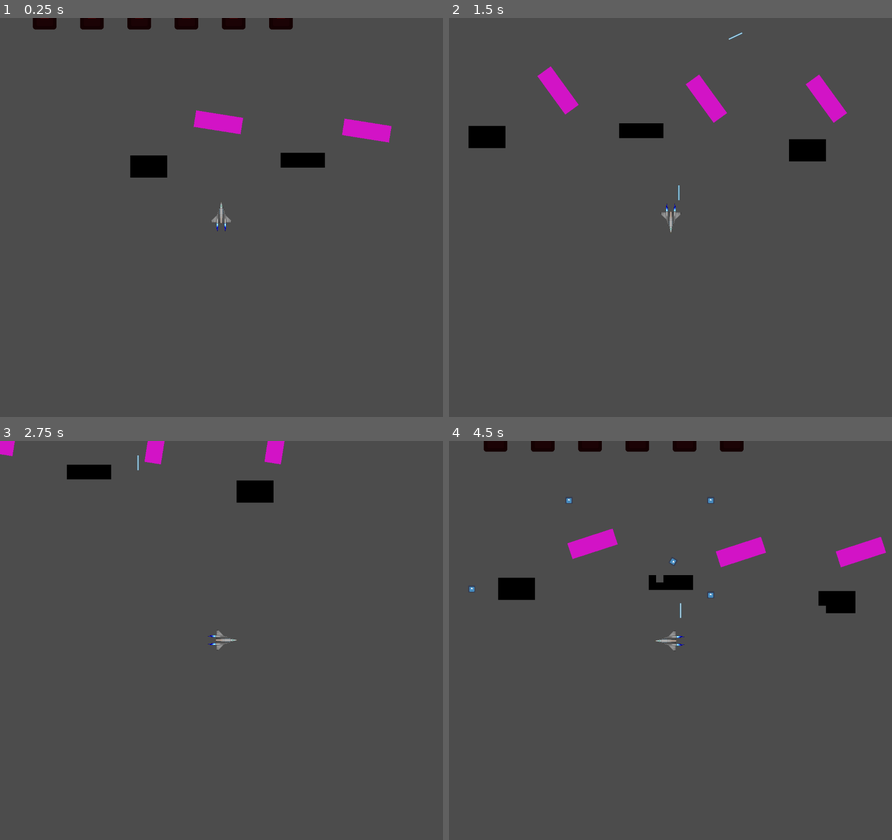
Above: before the commit, frames 1-4 (two rows, left to right).
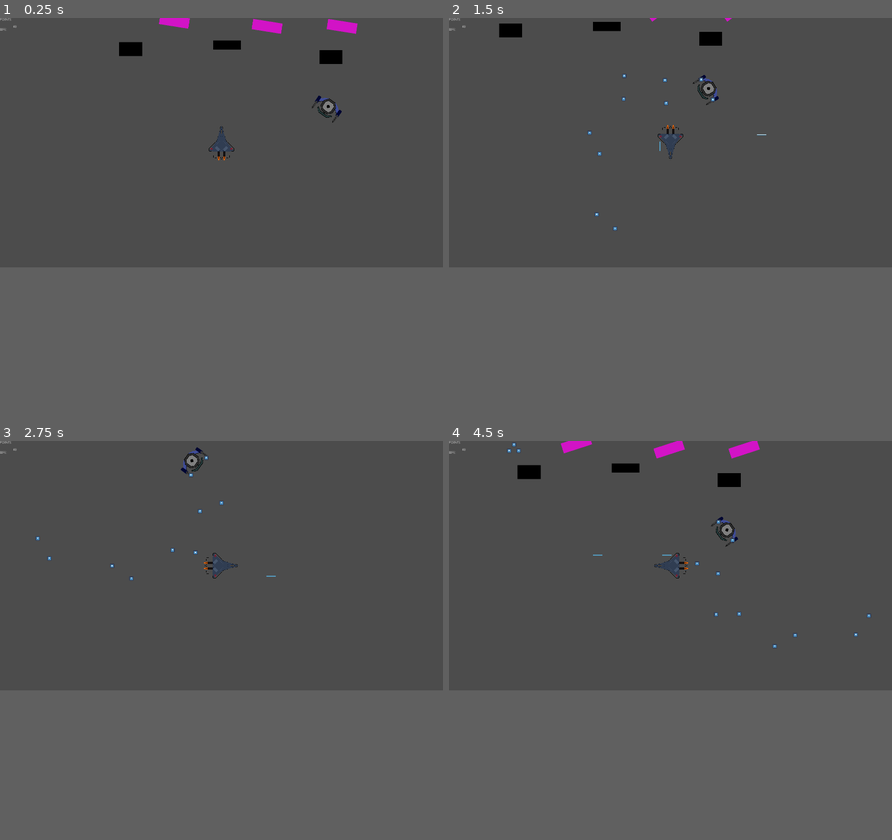
Above: after the commit, the same moments.

Repository: devGameJavali/Boar-Invaders
Game: Godot game, scene res://Scenario/Root.tscn
Same seed, same stepped clock (60 frames per second), same inputs: the game is played once before the commit and once after it. The project has no main scene, so this scene is started directly. The engine's default icon, where the game draws it, is replaced by a stand-in: a white triangle on a blue panel in a dark square.
Inputs (mouse positions are in pixels of both pictures, inside the frame that each line leads up to):
- Up to frame 1 (0.25 s): no input
- Up to frame 2 (1.5 s): move the mouse to (767, 197) at 0.52 s; hold Right (ui_right) 0.53-1.28 s; click (767, 197) at 0.67 s; move the mouse to (581, 237) at 1.27 s; hold Down (ui_down) from 1.28 s (still down); click (581, 237) at 1.42 s
- Up to frame 3 (2.75 s): move the mouse to (265, 552) at 2.02 s; release Down (ui_down) at 2.03 s; hold Right (ui_right) from 2.03 s (still down); click (265, 552) at 2.17 s
- Up to frame 4 (4.5 s): move the mouse to (648, 720) at 2.77 s; release Right (ui_right) at 2.78 s; hold Up (ui_up) 2.78-3.53 s; click (648, 720) at 2.92 s; move the mouse to (803, 700) at 3.52 s; hold Left (ui_left) from 3.53 s (still down); click (803, 700) at 3.67 s; move the mouse to (537, 580) at 4.27 s; click (537, 580) at 4.42 s
In our replay, the window is 800x720 before the commit and 800x450 after it. These sizes can differ from the game's own. Grey fills any space a smaller window leaves; there, only what the larger window draws over its background counts as a difference.

The runs differ from the first frame. In frame 1, 4.0% of the frame differs, in the area x 0-89%, y 0-54%; in frame 2, 3.6%; in frame 3, 1.9%; in frame 4, 4.9%, in the area x 0-99%, y 0-53%.
Error before the commit: Invalid get index '0' (on base: 'Array'). (res://Enemies/Invader/troops.gd:25)

Commit message:
Enemys and graphical improvements
-Enemy 1 and 2 graphics
-Player Graphics
-Customization Scene
-Enemy 1 and 2 code

Diff:
--- /dev/null
+++ b/Classes/Enemyt.gd
@@ -0,0 +1,17 @@
+extends StaticBody2D
+class_name enemy
+var bul = preload("res://Enemies/Invader/ene_bull.tscn")
+var id
+var root
+func shoot(pos,father):
+	root = father
+	var shoot = bul.instance()
+	get_node(father).add_child(shoot)
+	shoot.position = pos
+	shoot.set_angle(rotation)
+func set_id(x,y):
+	id = Vector2(x,y)
+func die():
+	if name == "Invader":
+			$"..".idList[id.x][id.y] = 0
+	queue_free()
--- a/Enemies/Invader/Army.tscn
+++ b/Enemies/Invader/Army.tscn
@@ -1,6 +1,6 @@
 [gd_scene load_steps=3 format=2]
 
-[ext_resource path="res://Enemies/Army.gd" type="Script" id=1]
+[ext_resource path="res://Enemies/Invader/Army.gd" type="Script" id=1]
 [ext_resource path="res://Enemies/Invader/troops.gd" type="Script" id=2]
 
 [node name="Army" type="Node2D"]
--- a/Enemies/Invader/Invader.gd
+++ b/Enemies/Invader/Invader.gd
@@ -1,23 +1,20 @@
-extends StaticBody2D
-var bul = preload("res://Enemies/Invader/ene_bull.tscn")
-var id
+extends enemy
+
+
+func _ready():
+	root = "../../.."
+
 
 func _on_shoot_timeout():
+	var p = get_global_transform()[2]
 	var action = randi()%12
-	if action == 2:
-		var shoot = bul.instance()
-		get_node("../../..").add_child(shoot)
-		shoot.position = get_global_transform()[2]
+	if action ==4:
+		shoot($cL.get_global_transform()[2],root)
+		shoot($cR.get_global_transform()[2],root)
+		shoot($cM.get_global_transform()[2],root)
 	pass # Replace with function body.
+
 
 func _on_Timer_timeout():
 	$shoot.start()
 	pass # Replace with function body.
-
-func set_id(x,y):
-	id = Vector2(x,y)
-
-
-func die():
-	$"..".idList[id.x][id.y] = 0
-	queue_free()
--- a/Enemies/Invader/Invader.tscn
+++ b/Enemies/Invader/Invader.tscn
@@ -1,24 +1,22 @@
 [gd_scene load_steps=4 format=2]
 
 [ext_resource path="res://Enemies/Invader/Invader.gd" type="Script" id=1]
-[ext_resource path="res://icon.png" type="Texture" id=2]
+[ext_resource path="res://Enemies/Invader/ene_1.png" type="Texture" id=2]
 
 [sub_resource type="RectangleShape2D" id=1]
-extents = Vector2( 32, 32 )
+extents = Vector2( 23.8612, 41.467 )
 
 [node name="Invader" type="StaticBody2D" groups=[
 "enemy",
 ]]
+position = Vector2( 208.712, 182.149 )
 script = ExtResource( 1 )
 
 [node name="Sprite" type="Sprite" parent="." groups=[
 "enemy",
 ]]
-modulate = Color( 0.388235, 0.027451, 0.027451, 1 )
+rotation = 3.14159
 texture = ExtResource( 2 )
-
-[node name="CollisionShape2D" type="CollisionShape2D" parent="."]
-shape = SubResource( 1 )
 
 [node name="Tween" type="Tween" parent="."]
 
@@ -30,5 +28,19 @@
 one_shot = true
 autostart = true
 
+[node name="CollisionShape2D" type="CollisionShape2D" parent="."]
+position = Vector2( -0.291992, -0.875965 )
+shape = SubResource( 1 )
+disabled = true
+
+[node name="cR" type="Position2D" parent="."]
+position = Vector2( 19.5017, -19.0261 )
+
+[node name="cL" type="Position2D" parent="."]
+position = Vector2( -21.6422, -18.7883 )
+
+[node name="cM" type="Position2D" parent="."]
+position = Vector2( -0.475647, -45.6626 )
+
 [connection signal="timeout" from="shoot" to="." method="_on_shoot_timeout"]
 [connection signal="timeout" from="Timer" to="." method="_on_Timer_timeout"]
--- a/Enemies/Invader/ene_bull.gd
+++ b/Enemies/Invader/ene_bull.gd
@@ -4,22 +4,26 @@
 
 func _physics_process(delta):
 	var hentai
-	if position.y < 3000:
-		hentai = move_and_collide(velocity*delta)
-		if(hentai):
-			if hentai.collider.is_in_group("bullet") :
-				queue_free()
-			elif hentai.collider.is_in_group("block"):
-				hentai.collider.queue_free()
-				queue_free()
-			elif hentai.collider.is_in_group("reflect"):
+	hentai = move_and_collide(velocity*delta)
+	if(hentai):
+		if hentai.collider.is_in_group("bullet") :
+			queue_free()
+		elif hentai.collider.is_in_group("block"):
+			hentai.collider.queue_free()
+			queue_free()
+		elif hentai.collider.is_in_group("reflect"):
 #changes the velocity vector the consider the reflection, then rotates the
 #bullet to the front of velocity and then resets the velocity vector
-				velocity = velocity.bounce(hentai.normal)
-				rotation_degrees = rad2deg(velocity.angle())+90
-			elif hentai.collider.is_in_group("player"):
-				print("hit")
-				$"../life"._update(-1)
-				queue_free()
-	else:
-		queue_free()
+			velocity = velocity.bounce(hentai.normal)
+			rotation_degrees = rad2deg(velocity.angle())+90
+		elif hentai.collider.is_in_group("player"):
+			print("hit")
+			#$"../Interface/VSplitContainer/life"._update(-1)
+			queue_free()
+
+
+func set_angle(x):
+	velocity = velocity.rotated(x)
+
+func _on_VisibilityNotifier2D_screen_exited():
+	queue_free()
--- a/Enemies/Invader/ene_bull.tscn
+++ b/Enemies/Invader/ene_bull.tscn
@@ -19,3 +19,7 @@
 
 [node name="CollisionShape2D" type="CollisionShape2D" parent="."]
 shape = SubResource( 1 )
+
+[node name="VisibilityNotifier2D" type="VisibilityNotifier2D" parent="."]
+
+[connection signal="screen_exited" from="VisibilityNotifier2D" to="." method="_on_VisibilityNotifier2D_screen_exited"]
--- a/Enemies/Invader/troops.gd
+++ b/Enemies/Invader/troops.gd
@@ -1,39 +1,38 @@
 extends Node2D
 
 var ship = preload("res://Enemies/Invader/Invader.tscn")
-var size = Vector2(6,3)
+var size = Vector2(4,2)
 var idList:Array = []
 func _ready():
 	spawn_squad()
 
 func spawn_squad():
-	var start_pos= 64 * size.x
+	var start_pos= 110 * size.x
 	for i in range(0,size.x):
 		idList.append([])
 		for j in range(0,size.y):
-			idList[i-1].append(1)
+			idList[i].append(1)
 			_spawn(i,j)
 
 
 
 func _on_reTimer_timeout():
-	$reTimer.wait_time = $reTimer.wait_time -0.1
 	var action = randi()%4
-	if action<10:
+	if action==2:
 		for i in range(0,size.x):
 			for j in range(0,size.y):
 				if idList[i][j] == 0:
 					idList[i][j] =1
-					print(i,j)
 					_spawn(i,j)
+					if $reTimer.wait_time>0.5:
+						$reTimer.wait_time = $reTimer.wait_time -0.1
 					return
 	pass # Replace with function body.
 
 func _spawn(x,y):
-	var start_pos= 64 * size.x
-	print("replenishing..........")
+	var start_pos= 102 * size.x
 	var troop = ship.instance()
 	add_child(troop)
-	troop.position = Vector2(-start_pos+(x+1)*2*64,0+(y+1)*2*64)
+	troop.position = Vector2(-start_pos+(x+1)*2*110,0+(y+1)*2*83)
 	troop.name = "I"+str(x,y)
 	troop.set_id(x,y)
--- /dev/null
+++ b/Enemies/double/Double.gd
@@ -0,0 +1,33 @@
+extends enemy
+var sttRot
+
+func _ready():
+	sttRot = rotation_degrees
+	root = ".."
+	$Tween.interpolate_property(self,"rotation_degrees",rotation_degrees,rotation_degrees+90,1.0,Tween.TRANS_LINEAR,Tween.EASE_IN_OUT)
+	$Tween.start()
+func _on_shoot_timeout():
+	shoot($cL.get_global_transform()[2],root)
+	shoot($cR.get_global_transform()[2],root)
+	pass # Replace with function body.
+
+
+
+
+func _on_Tween_tween_completed(object, key):
+	print(rotation_degrees)
+	print(rotation_degrees+sttRot)
+	print(90+int(sttRot))
+	if int(rotation_degrees) ==90+int(sttRot):
+		$Tween.interpolate_property(self,"rotation_degrees",rotation_degrees,rotation_degrees-180,2.0,Tween.TRANS_LINEAR,Tween.EASE_IN_OUT)
+		$Tween.start()
+	else:
+		$Tween.interpolate_property(self,"rotation_degrees",rotation_degrees,rotation_degrees+180,2.0,Tween.TRANS_LINEAR,Tween.EASE_IN_OUT)
+		$Tween.start()
+	pass # Replace with function body.
+
+
+func _on_Shield_body_entered(body):
+	if body.is_in_group("player") and body.is_in_group("bullet"):
+		body.queue_free()
+	pass # Replace with function body.
--- /dev/null
+++ b/Enemies/double/Double.tscn
@@ -0,0 +1,46 @@
+[gd_scene load_steps=5 format=2]
+
+[ext_resource path="res://Enemies/double/Double.gd" type="Script" id=1]
+[ext_resource path="res://Enemies/double/double.png" type="Texture" id=2]
+
+[sub_resource type="RectangleShape2D" id=1]
+extents = Vector2( 12.7198, 13.9267 )
+
+[sub_resource type="RectangleShape2D" id=2]
+extents = Vector2( 18.2718, 2.91171 )
+
+[node name="Double" type="StaticBody2D"]
+position = Vector2( 625, 450 )
+scale = Vector2( 2, 2 )
+collision_layer = 196608
+script = ExtResource( 1 )
+
+[node name="Sprite" type="Sprite" parent="."]
+rotation = 3.14159
+texture = ExtResource( 2 )
+
+[node name="shoot" type="Timer" parent="."]
+wait_time = 0.3
+autostart = true
+
+[node name="Tween" type="Tween" parent="."]
+
+[node name="cL" type="Position2D" parent="."]
+position = Vector2( 25, 0 )
+
+[node name="cR" type="Position2D" parent="."]
+position = Vector2( -25, 0 )
+
+[node name="CollisionShape2D" type="CollisionShape2D" parent="."]
+position = Vector2( 0, -4.18121 )
+shape = SubResource( 1 )
+
+[node name="Shield" type="Area2D" parent="."]
+
+[node name="CollisionShape2D" type="CollisionShape2D" parent="Shield"]
+position = Vector2( -0.00292969, 13.4832 )
+shape = SubResource( 2 )
+
+[connection signal="timeout" from="shoot" to="." method="_on_shoot_timeout"]
+[connection signal="tween_completed" from="Tween" to="." method="_on_Tween_tween_completed"]
+[connection signal="body_entered" from="Shield" to="." method="_on_Shield_body_entered"]
--- /dev/null
+++ b/Scenario/ColorPicker.gd
@@ -0,0 +1,20 @@
+extends ColorPicker
+func _ready():
+	print(Root.col)
+
+
+func _on_ColorPicker_color_changed(color):
+	Root.col = color
+	$"../../Ship/sprites/Color".modulate = Root.col
+	pass # Replace with function body.
+
+
+func _on_Button2_pressed():
+	get_tree().change_scene("res://Scenario/Root.tscn")
+	pass # Replace with function body.
+
+
+func _on_Button_pressed():
+	Root.col = null
+	$"../../Ship/sprites/Color".modulate = 0
+	pass # Replace with function body.
--- /dev/null
+++ b/Scenario/Customization.tscn
@@ -0,0 +1,56 @@
+[gd_scene load_steps=3 format=2]
+
+[ext_resource path="res://Ship/Ship.tscn" type="PackedScene" id=1]
+[ext_resource path="res://Scenario/ColorPicker.gd" type="Script" id=2]
+
+[node name="Customization" type="Node2D"]
+pause_mode = 2
+
+[node name="Container" type="Control" parent="."]
+anchor_left = 0.5
+anchor_top = 0.5
+anchor_right = 0.5
+anchor_bottom = 0.5
+
+[node name="Ship" parent="Container" instance=ExtResource( 1 )]
+pause_mode = 1
+editor/display_folded = true
+position = Vector2( 375, 522 )
+scale = Vector2( 10, 10 )
+
+[node name="Container" type="Container" parent="Container"]
+margin_left = 800.0
+margin_top = 25.0
+margin_right = 840.0
+margin_bottom = 65.0
+
+[node name="ColorPicker" type="ColorPicker" parent="Container/Container"]
+margin_left = 4.0
+margin_top = 4.0
+margin_right = 4.0
+margin_bottom = 4.0
+script = ExtResource( 2 )
+
+[node name="Button" type="Button" parent="Container"]
+margin_left = 814.0
+margin_top = 519.0
+margin_right = 1056.0
+margin_bottom = 594.0
+text = "Set Default"
+
+[node name="Button2" type="Button" parent="Container"]
+margin_left = 814.0
+margin_top = 625.0
+margin_right = 1056.0
+margin_bottom = 700.0
+text = "READY"
+
+[node name="Camera2D" type="Camera2D" parent="."]
+position = Vector2( 600, 546 )
+current = true
+
+[connection signal="color_changed" from="Container/Container/ColorPicker" to="Container/Container/ColorPicker" method="_on_ColorPicker_color_changed"]
+[connection signal="pressed" from="Container/Button" to="Container/Container/ColorPicker" method="_on_Button_pressed"]
+[connection signal="pressed" from="Container/Button2" to="Container/Container/ColorPicker" method="_on_Button2_pressed"]
+
+[editable path="Container/Ship"]
--- /dev/null
+++ b/Scenario/FPS.gd
@@ -0,0 +1,4 @@
+extends Label
+
+func _physics_process(delta):
+	text = str(Performance.get_monitor(Performance.TIME_FPS))
--- a/Scenario/Root.gd
+++ b/Scenario/Root.gd
@@ -1 +1,3 @@
 extends Node2D
+
+var col = 0
--- a/Scenario/Root.tscn
+++ b/Scenario/Root.tscn
@@ -2,78 +2,89 @@
 
 [ext_resource path="res://Scenario/Root.gd" type="Script" id=1]
 [ext_resource path="res://Ship/Ship.tscn" type="PackedScene" id=2]
-[ext_resource path="res://Scenario/points.gd" type="Script" id=3]
-[ext_resource path="res://Scenario/life.gd" type="Script" id=4]
-[ext_resource path="res://Scenario/Elements/Wall.tscn" type="PackedScene" id=5]
-[ext_resource path="res://Enemies/Invader/Army.tscn" type="PackedScene" id=6]
-[ext_resource path="res://Scenario/Elements/Rotor.tscn" type="PackedScene" id=7]
-[ext_resource path="res://Enemies/Invader/ene_bull.tscn" type="PackedScene" id=8]
+[ext_resource path="res://Enemies/Invader/Army.tscn" type="PackedScene" id=3]
+[ext_resource path="res://Scenario/Elements/Wall.tscn" type="PackedScene" id=4]
+[ext_resource path="res://Scenario/Elements/Rotor.tscn" type="PackedScene" id=5]
+[ext_resource path="res://Scenario/points.gd" type="Script" id=6]
+[ext_resource path="res://Scenario/life.gd" type="Script" id=7]
+[ext_resource path="res://Enemies/double/Double.tscn" type="PackedScene" id=8]
 
 [node name="Root" type="Node2D"]
 script = ExtResource( 1 )
 
 [node name="Ship" parent="." instance=ExtResource( 2 )]
-position = Vector2( 373.057, 956.587 )
+position = Vector2( 625, 1425 )
 scale = Vector2( 1.5, 1.5 )
 collision_layer = 3
 
-[node name="Camera2D" type="Camera2D" parent="Ship"]
-current = true
+[node name="Army" parent="." instance=ExtResource( 3 )]
+editor/display_folded = true
 
-[node name="Label" type="Label" parent="."]
+[node name="Scenario" type="Node2D" parent="."]
+position = Vector2( 56.2011, 200 )
+
+[node name="Wall" parent="Scenario" instance=ExtResource( 4 )]
+position = Vector2( 135.658, 799.081 )
+dime = Vector2( 5, 3 )
+
+[node name="Wall2" parent="Scenario" instance=ExtResource( 4 )]
+position = Vector2( 543.534, 792.049 )
+dime = Vector2( 6, 2 )
+
+[node name="Wall3" parent="Scenario" instance=ExtResource( 4 )]
+position = Vector2( 1003.27, 834.905 )
+dime = Vector2( 5, 3 )
+
+[node name="Rotor" parent="Scenario" instance=ExtResource( 5 )]
+position = Vector2( 373.057, 700.251 )
+
+[node name="Rotor2" parent="Scenario" instance=ExtResource( 5 )]
+position = Vector2( 775, 722.554 )
+
+[node name="Rotor3" parent="Scenario" instance=ExtResource( 5 )]
+position = Vector2( 1100, 722.554 )
+
+[node name="Interface" type="CanvasLayer" parent="."]
+editor/display_folded = true
+
+[node name="VSplitContainer" type="VSplitContainer" parent="Interface"]
 margin_right = 40.0
-margin_bottom = 14.0
+margin_bottom = 40.0
+
+[node name="Label" type="Label" parent="Interface/VSplitContainer"]
+margin_right = 52.0
+margin_bottom = 31.0
 text = "POINTS:
 "
 
-[node name="Label3" type="Label" parent="."]
-margin_top = 32.0
+[node name="Label3" type="Label" parent="Interface/VSplitContainer"]
+margin_top = 43.0
 margin_right = 52.0
-margin_bottom = 63.0
+margin_bottom = 74.0
 text = "LIFE:
 "
 
-[node name="points" type="Label" parent="."]
-margin_left = 56.2011
-margin_top = 1.62901
-margin_right = 96.2011
-margin_bottom = 15.629
+[node name="points" type="Label" parent="Interface/VSplitContainer"]
+margin_top = 43.0
+margin_right = 52.0
+margin_bottom = 74.0
 text = "0
 "
-script = ExtResource( 3 )
+script = ExtResource( 6 )
 
-[node name="life" type="Label" parent="."]
+[node name="life" type="Label" parent="Interface/VSplitContainer"]
 margin_left = 56.2011
 margin_top = 31.0
 margin_right = 96.2011
-margin_bottom = 45.0
+margin_bottom = 79.0
 text = "40
 
 "
-script = ExtResource( 4 )
+script = ExtResource( 7 )
 
-[node name="Wall" parent="." instance=ExtResource( 5 )]
-position = Vector2( 135.658, 799.081 )
-dime = Vector2( 5, 3 )
+[node name="Double" parent="." instance=ExtResource( 8 )]
+position = Vector2( 1083.26, 1275 )
+rotation = 0.20944
 
-[node name="Wall2" parent="." instance=ExtResource( 5 )]
-position = Vector2( 543.534, 792.049 )
-dime = Vector2( 6, 2 )
 
-[node name="Wall3" parent="." instance=ExtResource( 5 )]
-position = Vector2( 1003.27, 834.905 )
-dime = Vector2( 5, 3 )
-
-[node name="Army" parent="." instance=ExtResource( 6 )]
-position = Vector2( 150, 32 )
-
-[node name="Rotor" parent="." instance=ExtResource( 7 )]
-position = Vector2( 373.057, 700.251 )
-
-[node name="Rotor2" parent="." instance=ExtResource( 7 )]
-position = Vector2( 775, 722.554 )
-
-[node name="Rotor3" parent="." instance=ExtResource( 7 )]
-position = Vector2( 1100, 722.554 )
-
-[node name="ene_bull" parent="." instance=ExtResource( 8 )]
+[editable path="Army"]
--- a/Ship/Bullet/LaserBullet.gd
+++ b/Ship/Bullet/LaserBullet.gd
@@ -4,22 +4,26 @@
 
 func _physics_process(delta):
 	var hentai
-	if position.y > 0:
-		hentai = move_and_collide(velocity*delta)
-		if(hentai):
-			if hentai.collider.is_in_group("bullet") :
-				queue_free()
-			elif hentai.collider.is_in_group("block"):
-				hentai.collider.queue_free()
-				queue_free()
-			elif hentai.collider.is_in_group("reflect"):
+	hentai = move_and_collide(velocity*delta)
+	if(hentai):
+		if hentai.collider.is_in_group("bullet") :
+			queue_free()
+		elif hentai.collider.is_in_group("block"):
+			hentai.collider.queue_free()
+			queue_free()
+		elif hentai.collider.is_in_group("reflect"):
 #changes the velocity vector the consider the reflection, then rotates the
 #bullet to the front of velocity and then resets the velocity vector
-				velocity = velocity.bounce(hentai.normal)
-				rotation_degrees = rad2deg(velocity.angle())+90
-			elif hentai.collider.is_in_group("enemy"):
-				hentai.collider.die()
-				$"../points"._update(1)
-				queue_free()
-	else:
-		queue_free()
+			velocity = velocity.bounce(hentai.normal)
+			rotation_degrees = rad2deg(velocity.angle())+90
+		elif hentai.collider.is_in_group("enemy"):
+			hentai.collider.die()
+			$"../Interface/VSplitContainer/points"._update(1)
+			queue_free()
+
+func _on_VisibilityNotifier2D_screen_exited():
+	queue_free()
+	pass # Replace with function body.
+
+func set_angle(x):
+	velocity = velocity.rotated(x)
--- a/Ship/Bullet/LaserBullet.tscn
+++ b/Ship/Bullet/LaserBullet.tscn
@@ -8,6 +8,7 @@
 
 [node name="LaserBullet" type="KinematicBody2D" groups=[
 "bullet",
+"player",
 ]]
 script = ExtResource( 1 )
 
@@ -19,3 +20,7 @@
 [node name="CollisionShape2D" type="CollisionShape2D" parent="."]
 position = Vector2( 0.566965, -0.0809956 )
 shape = SubResource( 1 )
+
+[node name="VisibilityNotifier2D" type="VisibilityNotifier2D" parent="."]
+
+[connection signal="screen_exited" from="VisibilityNotifier2D" to="." method="_on_VisibilityNotifier2D_screen_exited"]
--- a/Ship/Ship.gd
+++ b/Ship/Ship.gd
@@ -5,6 +5,8 @@
 
 var bullet = preload("res://Ship/Bullet/LaserBullet.tscn")
 func _ready():
+	if Root.col != null:
+		get_color()
 	print(anim)
 const SPEED:int = 400
 var velocity:Vector2
@@ -43,10 +45,12 @@
 	move_and_slide(velocity)
 
 func _input(event):
-	if event is InputEventMouseButton and can_shoot == true:
+	if event is InputEventMouseButton and can_shoot == true and $"..".name != "Container":
 		var shoot = bullet.instance()
 		get_node("..").add_child(shoot)
-		shoot.position = get_global_transform()[2]
+		shoot.position = $weR.get_global_transform()[2]
+		shoot.rotation = rotation
+		shoot.set_angle(rotation)
 		can_shoot = false
 		$shoot.start()
 
@@ -54,3 +58,7 @@
 func _on_shoot_timeout():
 	can_shoot=true
 	pass # Replace with function body.
+
+
+func get_color():
+	$"sprites/Color".modulate = Root.col
--- a/Ship/Ship.tscn
+++ b/Ship/Ship.tscn
@@ -1,10 +1,8 @@
 [gd_scene load_steps=4 format=2]
 
 [ext_resource path="res://Ship/Ship.gd" type="Script" id=1]
-[ext_resource path="res://Ship/shipsprite1.png" type="Texture" id=2]
-
-[sub_resource type="RectangleShape2D" id=1]
-extents = Vector2( 13.5064, 27.0028 )
+[ext_resource path="res://Ship/COLOR.png" type="Texture" id=2]
+[ext_resource path="res://Ship/BODY.png" type="Texture" id=3]
 
 [node name="Ship" type="KinematicBody2D" groups=[
 "player",
@@ -13,17 +11,30 @@
 collision_mask = 7
 script = ExtResource( 1 )
 
-[node name="Sprite" type="Sprite" parent="."]
-texture = ExtResource( 2 )
-vframes = 8
-hframes = 3
-frame = 2
-
 [node name="shoot" type="Timer" parent="."]
 wait_time = 0.15
 one_shot = true
 
-[node name="CollisionShape2D" type="CollisionShape2D" parent="."]
-shape = SubResource( 1 )
+[node name="Camera2D" type="Camera2D" parent="."]
+current = true
+
+[node name="weL" type="Position2D" parent="."]
+position = Vector2( -27.5274, 7.54453 )
+
+[node name="weR" type="Position2D" parent="."]
+position = Vector2( 30, 7.74844 )
+
+[node name="sprites" type="Node2D" parent="."]
+scale = Vector2( 0.6, 0.6 )
+
+[node name="Color" type="Sprite" parent="sprites"]
+texture = ExtResource( 2 )
+
+[node name="Body" type="Sprite" parent="sprites"]
+texture = ExtResource( 3 )
+
+[node name="CollisionShape2D" type="Polygon2D" parent="."]
+color = Color( 0.133333, 0.207843, 0.337255, 0.647059 )
+polygon = PoolVector2Array( -0.266251, -50.4056, -14, -4, -36, 24, -12, 26, 14, 26, 36, 24, 14, -4 )
 
 [connection signal="timeout" from="shoot" to="." method="_on_shoot_timeout"]
--- /dev/null
+++ b/Ship/sprites.gd
@@ -0,0 +1,38 @@
+extends Node2D
+var w = 0
+var b =0
+var e =0
+var wings = ["res://Ship/Parts/WINGS1.png","res://Ship/Parts/WINGS2.png"]
+var bodies = ["res://Ship/Parts/BODY1.png","res://Ship/Parts/BODY2.png"]
+var engines =["res://Ship/Parts/ENGINE1.png","res://Ship/Parts/ENGINE2.png"]
+
+func _updateText():
+	$wings.texture = load(wings[w])
+	$body.texture = load(bodies[b])
+	$engine.texture = load(engines[e])
+
+func _on_wing_pressed():
+	if w==0:
+		w=1
+	else:
+		w=0
+	_updateText()
+	pass # Replace with function body.
+
+
+func _on_body_pressed():
+	if b==0:
+		b=1
+	else:
+		b=0
+	_updateText()
+	pass # Replace with function body.
+
+
+func _on_engine_pressed():
+	if e==0:
+		e=1
+	else:
+		e=0
+	_updateText()
+	pass # Replace with function body.
--- a/project.godot
+++ b/project.godot
@@ -8,9 +8,14 @@
 
 config_version=4
 
-_global_script_classes=[  ]
+_global_script_classes=[ {
+"base": "StaticBody2D",
+"class": "enemy",
+"language": "GDScript",
+"path": "res://Classes/Enemyt.gd"
+} ]
 _global_script_class_icons={
-
+"enemy": ""
 }
 
 [application]
@@ -24,7 +29,7 @@
 
 [display]
 
-window/size/width=1200
+window/size/width=1920
 window/size/height=1080
 window/stretch/mode="viewport"
 window/stretch/aspect="keep"
@@ -54,6 +59,34 @@
 
 [input]
 
+ui_left={
+"deadzone": 0.5,
+"events": [ Object(InputEventKey,"resource_local_to_scene":false,"resource_name":"","device":0,"alt":false,"shift":false,"control":false,"meta":false,"command":false,"pressed":false,"scancode":16777231,"unicode":0,"echo":false,"script":null)
+, Object(InputEventJoypadButton,"resource_local_to_scene":false,"resource_name":"","device":0,"button_index":14,"pressure":0.0,"pressed":false,"script":null)
+, Object(InputEventKey,"resource_local_to_scene":false,"resource_name":"","device":0,"alt":false,"shift":false,"control":false,"meta":false,"command":false,"pressed":false,"scancode":65,"unicode":0,"echo":false,"script":null)
+ ]
+}
+ui_right={
+"deadzone": 0.5,
+"events": [ Object(InputEventKey,"resource_local_to_scene":false,"resource_name":"","device":0,"alt":false,"shift":false,"control":false,"meta":false,"command":false,"pressed":false,"scancode":16777233,"unicode":0,"echo":false,"script":null)
+, Object(InputEventJoypadButton,"resource_local_to_scene":false,"resource_name":"","device":0,"button_index":15,"pressure":0.0,"pressed":false,"script":null)
+, Object(InputEventKey,"resource_local_to_scene":false,"resource_name":"","device":0,"alt":false,"shift":false,"control":false,"meta":false,"command":false,"pressed":false,"scancode":68,"unicode":0,"echo":false,"script":null)
+ ]
+}
+ui_up={
+"deadzone": 0.5,
+"events": [ Object(InputEventKey,"resource_local_to_scene":false,"resource_name":"","device":0,"alt":false,"shift":false,"control":false,"meta":false,"command":false,"pressed":false,"scancode":16777232,"unicode":0,"echo":false,"script":null)
+, Object(InputEventJoypadButton,"resource_local_to_scene":false,"resource_name":"","device":0,"button_index":12,"pressure":0.0,"pressed":false,"script":null)
+, Object(InputEventKey,"resource_local_to_scene":false,"resource_name":"","device":0,"alt":false,"shift":false,"control":false,"meta":false,"command":false,"pressed":false,"scancode":87,"unicode":0,"echo":false,"script":null)
+ ]
+}
+ui_down={
+"deadzone": 0.5,
+"events": [ Object(InputEventKey,"resource_local_to_scene":false,"resource_name":"","device":0,"alt":false,"shift":false,"control":false,"meta":false,"command":false,"pressed":false,"scancode":16777234,"unicode":0,"echo":false,"script":null)
+, Object(InputEventJoypadButton,"resource_local_to_scene":false,"resource_name":"","device":0,"button_index":13,"pressure":0.0,"pressed":false,"script":null)
+, Object(InputEventKey,"resource_local_to_scene":false,"resource_name":"","device":0,"alt":false,"shift":false,"control":false,"meta":false,"command":false,"pressed":false,"scancode":83,"unicode":0,"echo":false,"script":null)
+ ]
+}
 mouseL={
 "deadzone": 0.5,
 "events": [ Object(InputEventMouseButton,"resource_local_to_scene":false,"resource_name":"","device":0,"alt":false,"shi …(212 unchanged characters)…
Renamed: Enemies/Army.gd -> Enemies/Invader/Army.gd
Binary file added: Enemies/Invader/ene_1.png
Not shown, added: Enemies/Invader/ene_1.png.import
Binary file added: Enemies/double/double.png
Not shown, added: Enemies/double/double.png.import
Binary file added: Ship/BODY.png
Not shown, added: Ship/BODY.png.import
Binary file added: Ship/COLOR.png
Not shown, added: Ship/COLOR.png.import
Binary file added: Ship/Parts/BODY1.png
Not shown, added: Ship/Parts/BODY1.png.import
Binary file added: Ship/Parts/BODY2.png
(and 13 more such lines)
